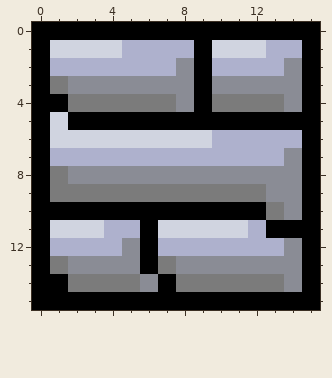
Edited in one commit: pixel-art sprite (ProjetoRPG/res/castle2/castle2_1-f_.png). The picture above was drawn from the file before the commit.
The file is 16x16 pixels.
After:
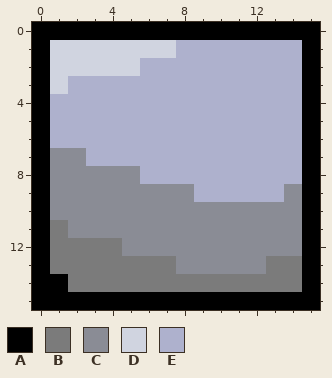
Palette (. is transparent): A #000000  B #7b7b7b  C #8a8c95  D #d0d4e0  E #aeb1cd
From old to new:
The author changed colour A to colour B in row 13 at x 6; in row 14 at x 7.
The author changed colour C to colour B in row 13 at x 2 to 5 and 13 to 14; in row 14 at x 6 and 14.
The author changed colour D to colour B in row 11 at x 1.
The author changed colour E to colour B in row 12 at x 1 to 4.
The author changed colour A to colour C in row 10 at x 1 to 12; in row 11 at x 6 and 13 to 14; in row 12 at x 6.
The author changed colour B to colour C in row 8 at x 1; in row 9 at x 1 to 8; in row 10 at x 13.
The author changed colour D to colour C in row 11 at x 2 to 3 and 7 to 11.
The author changed colour E to colour C in row 7 at x 1 to 2; in row 11 at x 4 to 5 and 12; in row 12 at x 7 to 13.
The author changed colour B to colour D in row 3 at x 1.
The author changed colour E to colour D in row 1 at x 5 to 7; in row 2 at x 1 to 5.
The author changed colour A to colour E in rows 1 to 3 at x 9; in row 4 at x 1 and 9; in row 5 at x 2 to 14.
The author changed colour B to colour E in row 4 at x 2 to 7 and 10 to 13; in row 9 at x 9 to 12.
The author changed colour C to colour E in row 2 at x 8 and 14; in row 3 at x 2 to 8 and 10 to 14; in row 4 at x 8 and 14; in row 7 at x 14; in row 8 at x 6 to 14; in row 9 at x 13.
The author changed colour D to colour E in row 1 at x 10 to 12; in row 5 at x 1; in row 6 at x 1 to 9.
Pixel boxes of the changes (left, top, right, bottom) in both pictures:
changed: (50, 40, 302, 292)
